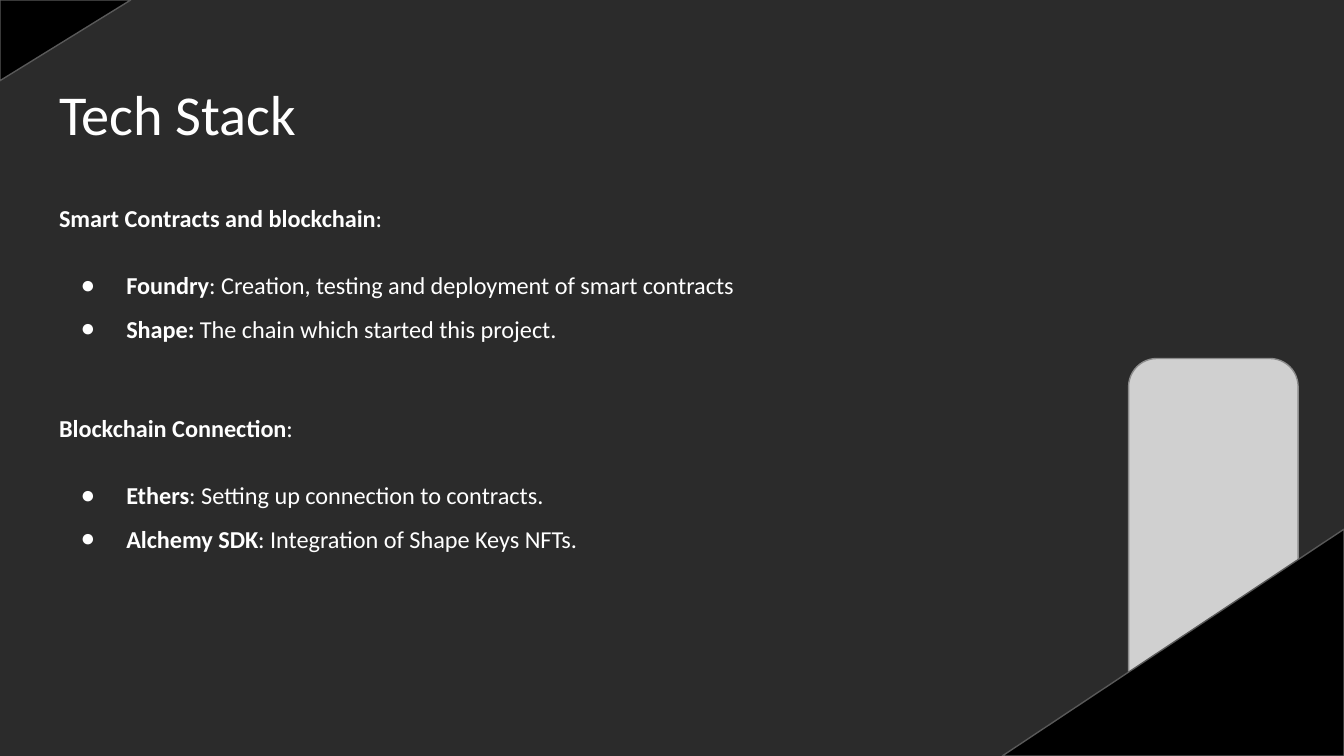
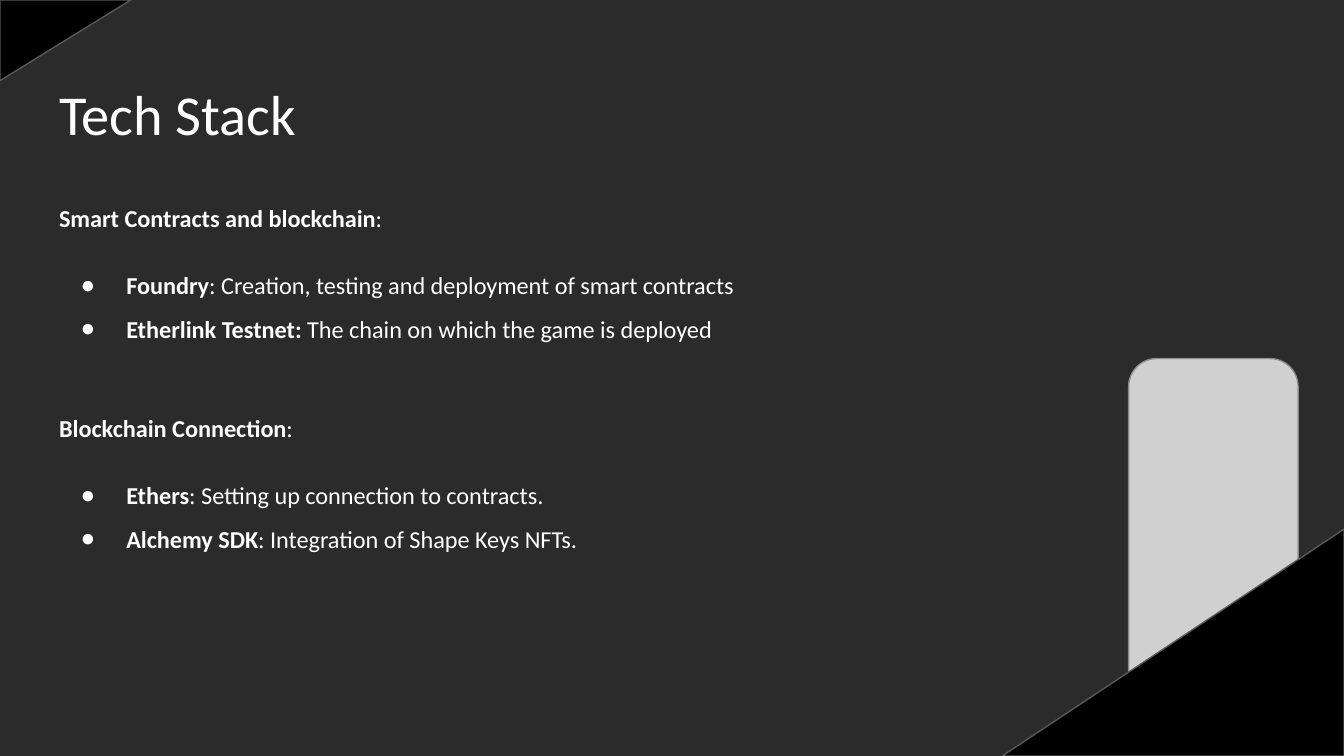
Before and after one commit to Abhishekgoyal007/Adventurers-Arena, a slide deck: slide 5 of Adventurer's Arena.pptx. Drawn at 1344x756 pixels with LibreOffice and Linux fonts; fonts in the diff are those of the drawing; grey boxes stand for pictures; background and template pictures are left out; a plain dark background stands for a picture behind light text. Boxes give left, top, right and bottom in pixels: in the first picture for what was removed or moved away, otherwise in the second. Text is boxed around its words. In the diff, an @@ line names an element or a change of style, - is before the commit and + after.

```diff
--- a/Adventurer's Arena.pptx
+++ b/Adventurer's Arena.pptx
@@ text at [126, 321, 712, 342]: text changed @@
-● Shape: The chain which started this project.
+● Etherlink Testnet: The chain on which the game is deployed
```
Also in this commit, not shown: 1 other slide changed, 10 other files.
